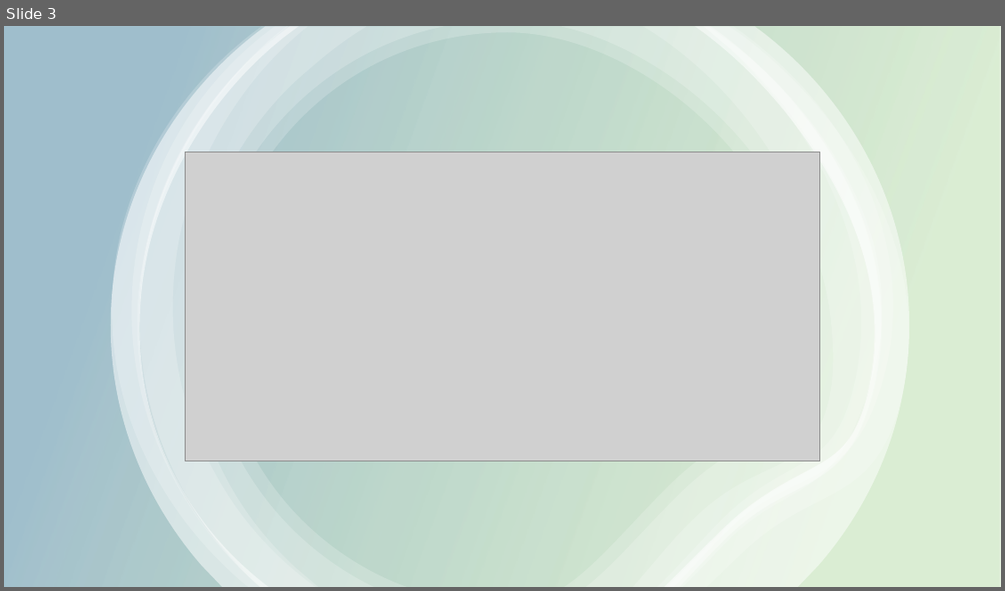
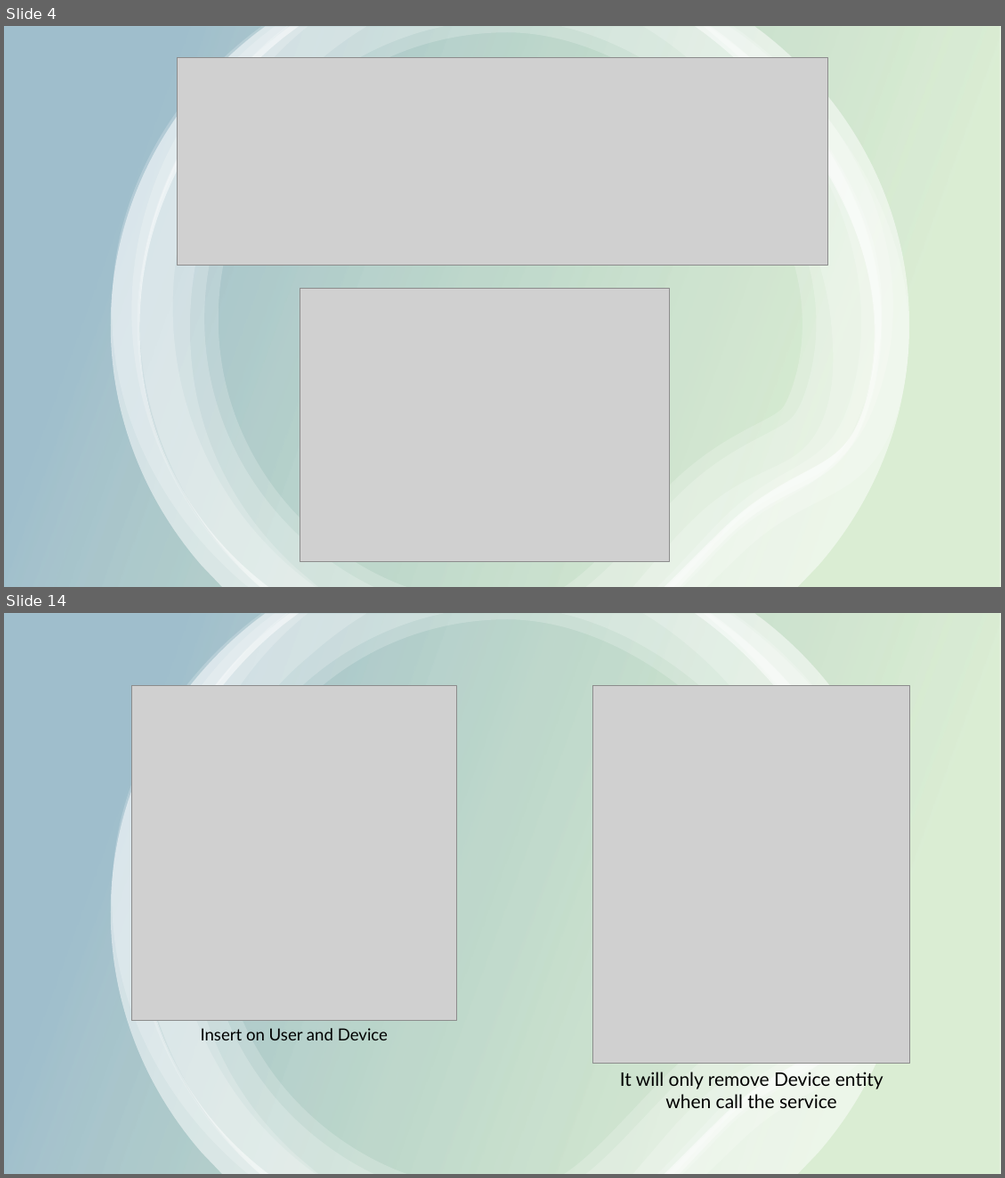
Before and after one commit to FFucks/hibernate, a slide deck: hibernate_presentation.pptx. Shown one above the other, each under a label of ours: slide 3 before the commit, slides 4 and 14 after it; the slides between them are not shown. The pictures are 1005x591 and 1005x1178 pixels, drawn with LibreOffice and Linux fonts; fonts in the diff are those of the drawing; grey boxes stand for pictures. Boxes give left, top, right and bottom in pixels: in the first picture for what was removed or moved away, otherwise in the second. Text is boxed around its words. In the diff, an @@ line names an element or a change of style, - is before the commit and + after.

```diff
--- a/hibernate_presentation.pptx
+++ b/hibernate_presentation.pptx
@@ slide 14 added at [4, 613, 1001, 1174], background #FFFFFF @@
@@ rectangle added at [4, 613, 1001, 1174], fill gradient #4EA72E to #156082 @@
@@ group added at [111, 613, 909, 1174]: 6 freeform shapes @@
@@ picture added at [132, 686, 457, 1021] @@
@@ picture added at [592, 686, 909, 1062] @@
@@ text added at [201, 1028, 388, 1040], 16 pt, text #000000 @@
+Insert on User and Device
@@ text added at [620, 1071, 883, 1108], 18 pt, text #000000 @@
+It will only remove Device entity when call the service
@@ what was slide 3 is now slide 4 @@
@@ slide 4 changed as well @@
@@ picture: place and size @@
-picture at [185, 151, 821, 460]
+picture at [177, 57, 827, 265]
@@ picture added at [299, 288, 670, 562] @@
```
Also in this commit, not shown: 2 other slides changed, 11 other slides added, 6 slides removed, 12 other files.
